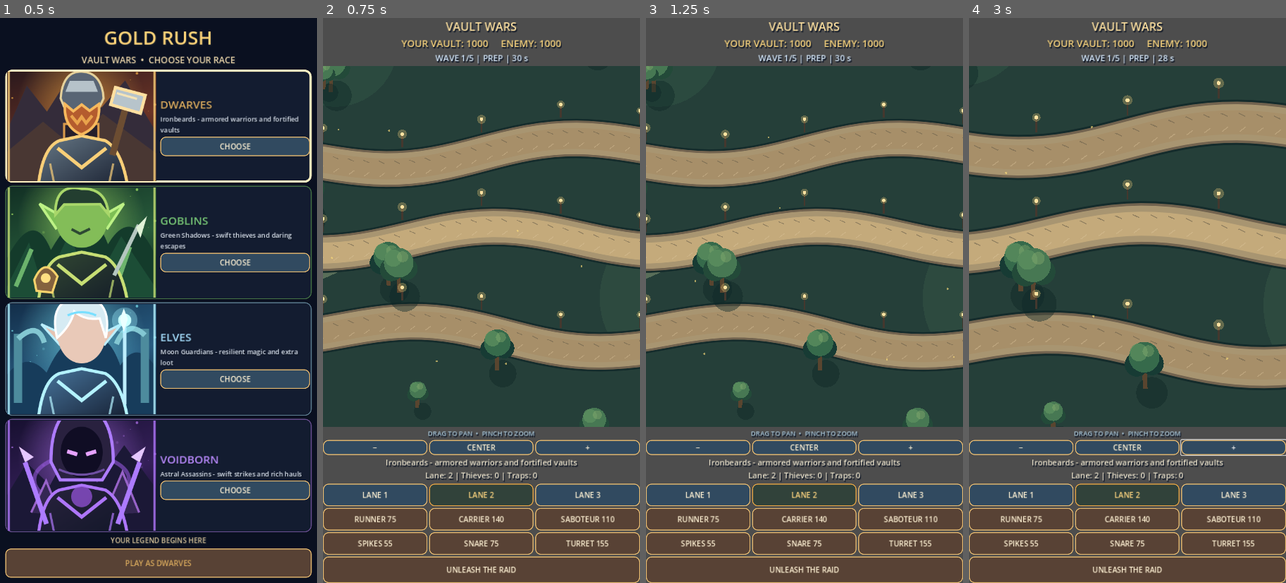
Above: before the commit, frames 1-4 (left to right).
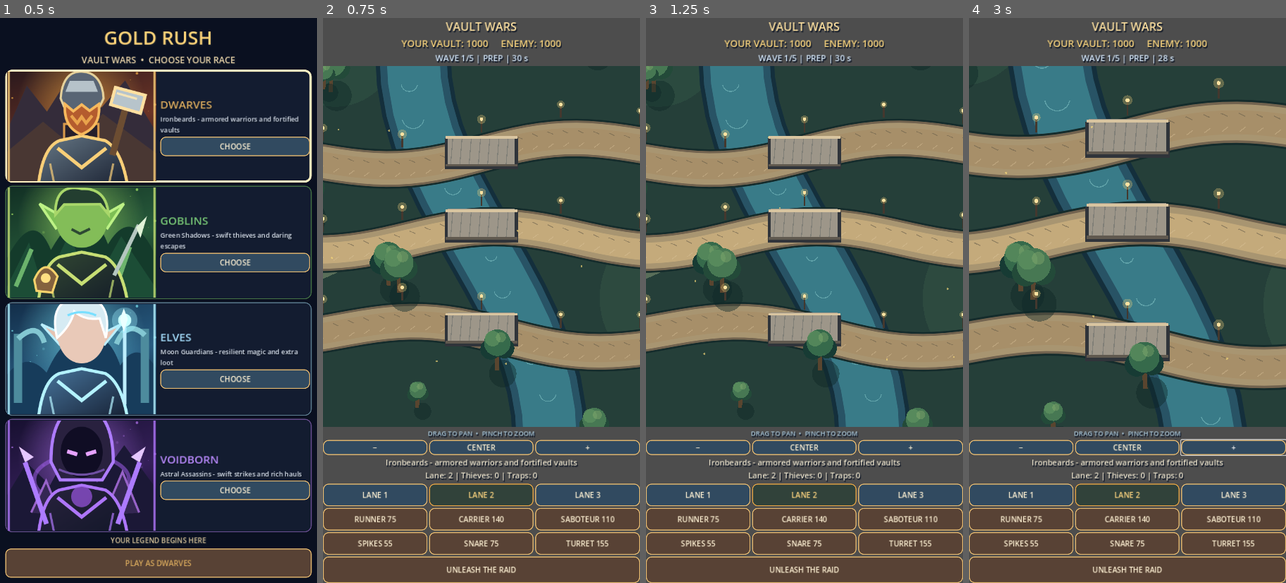
Above: after the commit, the same moments.

Repository: krzych3d/Gold-rush-mobile
Game: Godot game, scene res://main.tscn
Same seed, same stepped clock (60 frames per second), same inputs: the game is played once before the commit and once after it.
Inputs:
- Up to frame 1 (0.5 s): no input
- Up to frame 2 (0.75 s): click "PLAY AS DWARVES" at 0.5 s
- Up to frame 3 (1.25 s): no input
- Up to frame 4 (3 s): click "−" at 1.25 s; click "CENTER" at 2 s; click "+" at 2.75 s

Frame 1 is identical in both runs. In frame 2, 13% of the frame differs, in the area x 16-82%, y 8-73%; in frame 3, 13%; in frame 4, 15%, in the area x 14-86%, y 8-73%.

Commit message:
Add landmark-based MOBA map: winding animated river, three bridges and ancient magical ruins

Diff:
--- a/scripts/game.gd
+++ b/scripts/game.gd
@@ -553,6 +553,25 @@
 		arena.draw_colored_polygon(bottom, Color("192c2c"))
 		arena.draw_colored_polygon(top, Color("4c6457") if i % 2 == 0 else Color("596e59"))
 		arena.draw_line(base + Vector2(-width, 0), base + Vector2(0, -height), Color("8a9473", 0.5), 2.0)
+	# A river cuts diagonally through the battlefield; lanes cross it on stone bridges.
+	var river := PackedVector2Array()
+	for step in 41:
+		var ry: float = -1250.0 + float(step) * 62.5
+		var rx: float = sin(ry / 230.0) * 100.0 + ry * 0.14
+		river.append(Vector2(rx, ry))
+	arena.draw_polyline(river, Color("142f3c"), 170.0, true)
+	arena.draw_polyline(river, Color("285365"), 151.0, true)
+	arena.draw_polyline(river, Color("397b88"), 119.0, true)
+	for i in 30:
+		var ry: float = -1150.0 + float(i) * 78.0
+		var rx: float = sin(ry / 230.0) * 100.0 + ry * 0.14
+		var ripple := Vector2(rx + sin(visual_time * 0.6 + float(i)) * 19.0, ry)
+		arena.draw_arc(ripple, 13.0 + float(i % 3) * 6.0, 0.2, PI - 0.2, 12, Color("a5e7e4", 0.35), 2.0)
+	# Ancient stone foundations and glowing sigils make the terrain navigable.
+	for i in 9:
+		var angle: float = float(i) * TAU / 9.0
+		var center_ruin := Vector2(cos(angle) * 980.0, sin(angle) * 700.0)
+		_draw_ruin(center_ruin, i)
 	# Winding three-lane routes with cobblestone edges.
 	for path in 3:
 		var points := PackedVector2Array()
@@ -566,6 +585,16 @@
 			var stone := _point(path, float(j) / 31.0, 0)
 			arena.draw_line(stone + Vector2(-7, -18), stone + Vector2(6, -12), Color("665d4a", 0.5), 2.0)
 			arena.draw_line(stone + Vector2(7, 9), stone + Vector2(-5, 18), Color("e1cba2", 0.32), 2.0)
+	# Elevated bridges reconnect the three routes across the river.
+	for path in 3:
+		var crossing := _point(path, 0.5, 0)
+		arena.draw_rect(Rect2(crossing + Vector2(-83, -35), Vector2(166, 70)), Color("30343a"))
+		arena.draw_rect(Rect2(crossing + Vector2(-76, -41), Vector2(152, 65)), Color("9d9689"))
+		for k in 7:
+			var sx: float = crossing.x - 65.0 + float(k) * 21.0
+			arena.draw_line(Vector2(sx, crossing.y - 38), Vector2(sx - 5.0, crossing.y + 23), Color("686c69", 0.55), 2.0)
+		arena.draw_line(crossing + Vector2(-81, -37), crossing + Vector2(81, -37), Color("d9c5a0"), 6.0)
+		arena.draw_line(crossing + Vector2(-81, 26), crossing + Vector2(81, 26), Color("60594f"), 6.0)
 	# Dense forests and magical crystals occupy the space between lanes.
 	for i in 240:
 		var fx := sin(float(i) * 127.1) * arena.size.x * 1.7
@@ -609,6 +638,19 @@
 		var gy := center.y + cos(float(i) * 4.73 + visual_time * 0.4) * h * 0.48
 		arena.draw_circle(Vector2(gx, gy), 2.2, Color("ffdf7a", 0.6))
 	arena.draw_set_transform(Vector2.ZERO, 0.0, Vector2.ONE)
+
+func _draw_ruin(p: Vector2, seed: int) -> void:
+	var stone := Color("68716d") if seed % 2 == 0 else Color("77776b")
+	arena.draw_circle(p + Vector2(12, 18), 61, Color("0c2325", 0.3))
+	arena.draw_colored_polygon(PackedVector2Array([p + Vector2(0, -36), p + Vector2(64, 0), p + Vector2(0, 32), p + Vector2(-64, 0)]), Color("444e4a"))
+	arena.draw_arc(p, 44, 0.0, TAU, 32, Color("8d8875"), 6.0)
+	for k in 4:
+		var a: float = float(k) * TAU / 4.0 + 0.4
+		var pillar := p + Vector2(cos(a) * 38.0, sin(a) * 22.0)
+		arena.draw_rect(Rect2(pillar + Vector2(-9, -31), Vector2(18, 34)), stone.darkened(0.35))
+		arena.draw_rect(Rect2(pillar + Vector2(-9, -36), Vector2(18, 10)), stone.lightened(0.28))
+	arena.draw_arc(p, 27, visual_time * 0.25, visual_time * 0.25 + PI * 1.5, 24, Color("6ce8d4", 0.65), 3.0)
+	arena.draw_circle(p, 6.0 + sin(visual_time * 2.0 + float(seed)) * 2.0, Color("a6fff0"))
 
 func _draw_tree(p: Vector2, seed: float) -> void:
 	var size: float = 17.0 + fposmod(seed * 13.0, 17.0)
